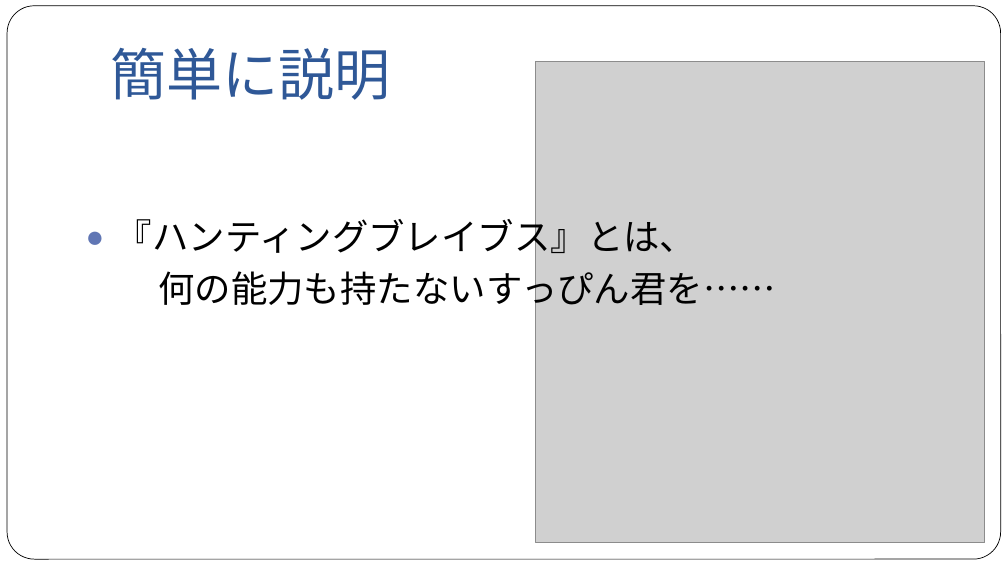
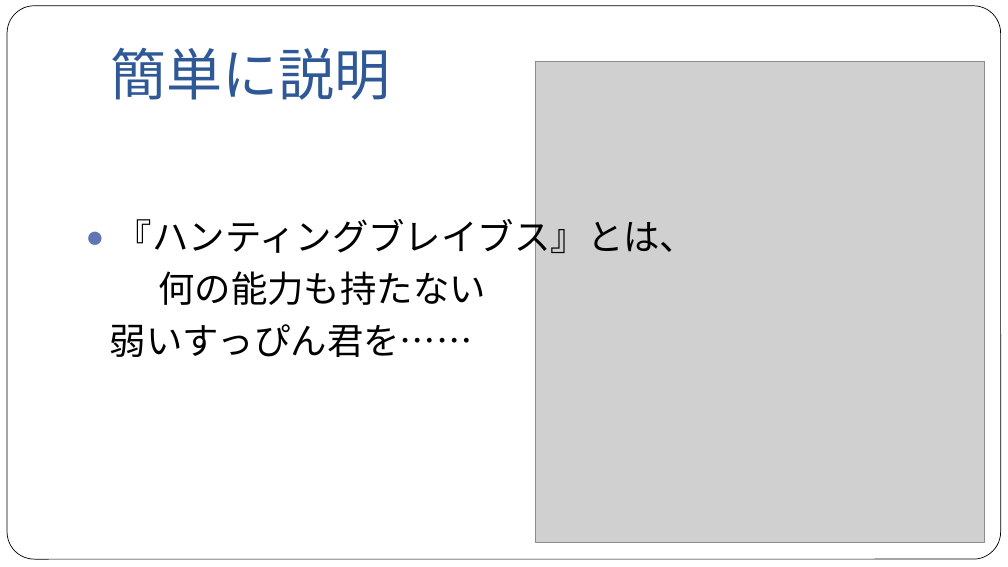
Before and after one commit to NyamLand/VSRPG, a slide deck: slide 11 of 仕様/プレゼンテーション/第一回発表.pptx (slide 10 before the commit). Drawn at 1008x567 pixels with LibreOffice and Linux fonts; fonts in the diff are those of the drawing; grey boxes stand for pictures. Boxes give left, top, right and bottom in pixels: in the first picture for what was removed or moved away, otherwise in the second. Text is boxed around its words. In the diff, an @@ line names an element or a change of style, - is before the commit and + after.

```diff
--- a/仕様/プレゼンテーション/第一回発表.pptx
+++ b/仕様/プレゼンテーション/第一回発表.pptx
@@ text at [110,271,486,357]: text changed @@
-何の能力も持たないすっぴん君を……
+何の能力も持たない
+弱いすっぴん君を……
```
Also in this commit, not shown: 13 other slides changed, 7 slides added, 1 slide removed, 12 other files.
